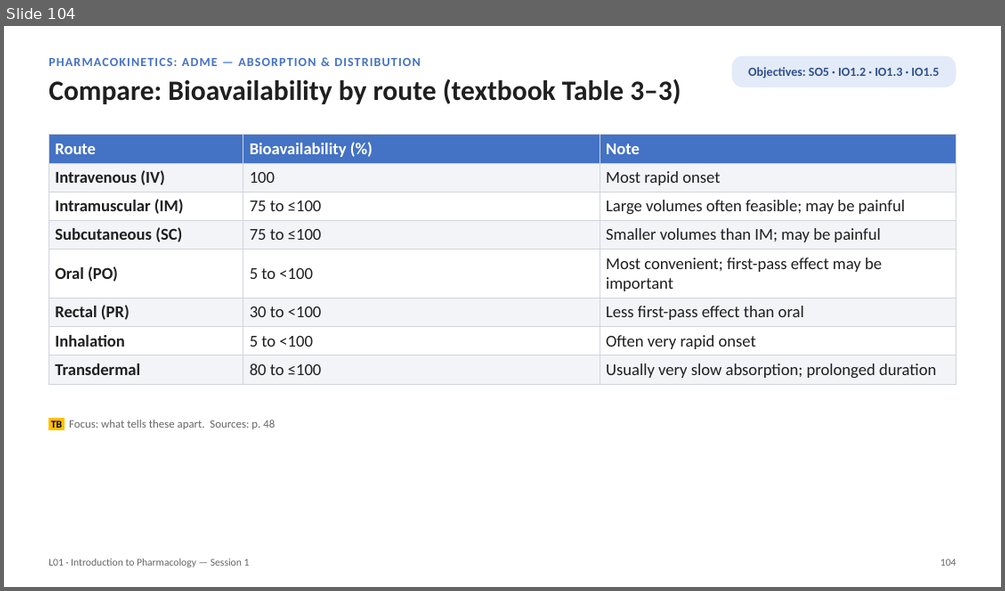
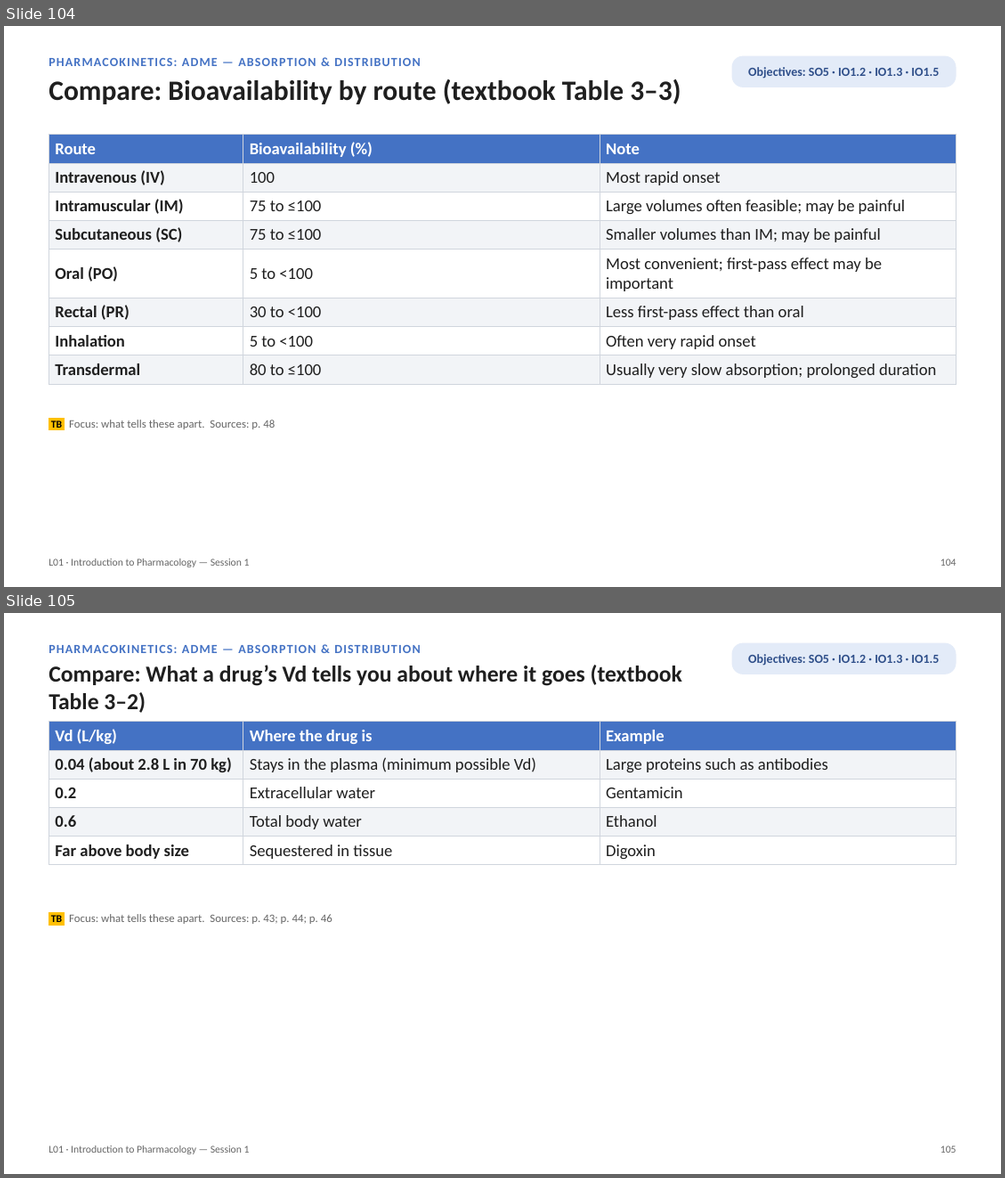
Before and after one commit to bishwokrit/DPAS-Pharm, a slide deck: docs/L01/L01_Unit_1_Introduction_to_Pharmacology_Session_1_study_deck.pptx. Shown one above the other, each under a label of ours: slide 104 before the commit, slides 104 and 105 after it. The pictures are 1005x591 and 1005x1178 pixels, drawn with LibreOffice and Linux fonts; fonts in the diff are those of the drawing. Boxes give left, top, right and bottom in pixels: in the first picture for what was removed or moved away, otherwise in the second. Text is boxed around its words. In the diff, an @@ line names an element or a change of style, - is before the commit and + after.

```diff
--- a/docs/L01/L01_Unit_1_Introduction_to_Pharmacology_Session_1_study_deck.pptx
+++ b/docs/L01/L01_Unit_1_Introduction_to_Pharmacology_Session_1_study_deck.pptx
@@ slide 105 added at [4, 613, 1001, 1174], background #FFFFFF @@
@@ text added at [48, 645, 420, 653], 12 pt, text #4472C4, bold @@
+PHARMACOKINETICS: ADME — ABSORPTION & DISTRIBUTION
@@ text added at [48, 665, 682, 713], 22 pt, text #1F1F1F, bold @@
+Compare: What a drug’s Vd tells you about where it goes (textbook Table 3–2)
@@ rounded rectangle added at [732, 643, 956, 674], fill #E3EBF8, 12 pt, text #2F4F8A, bold @@
+Objectives: SO5 · IO1.2 · IO1.3 · IO1.5
@@ table added at [48, 722, 956, 862], 5 rows, 3 columns @@
+Vd (L/kg) | Where the drug is | Example
+0.04 (about 2.8 L in 70 kg) | Stays in the plasma (minimum possible Vd) | Large proteins such as antibodies
+0.2 | Extracellular water | Gentamicin
+0.6 | Total body water | Ethanol
+Far above body size | Sequestered in tissue | Digoxin
@@ text added at [51, 914, 332, 924], 11 pt, text #666666 @@
+TB Focus: what tells these apart. Sources: p. 43; p. 44; p. 46
@@ text added at [48, 1145, 250, 1154], 10 pt, text #666666 @@
+L01 · Introduction to Pharmacology — Session 1
@@ text added at [940, 1145, 956, 1152], 10 pt, text #666666 @@
+105
```
Also in this commit, not shown: 8 slides changed, 37 other files.
